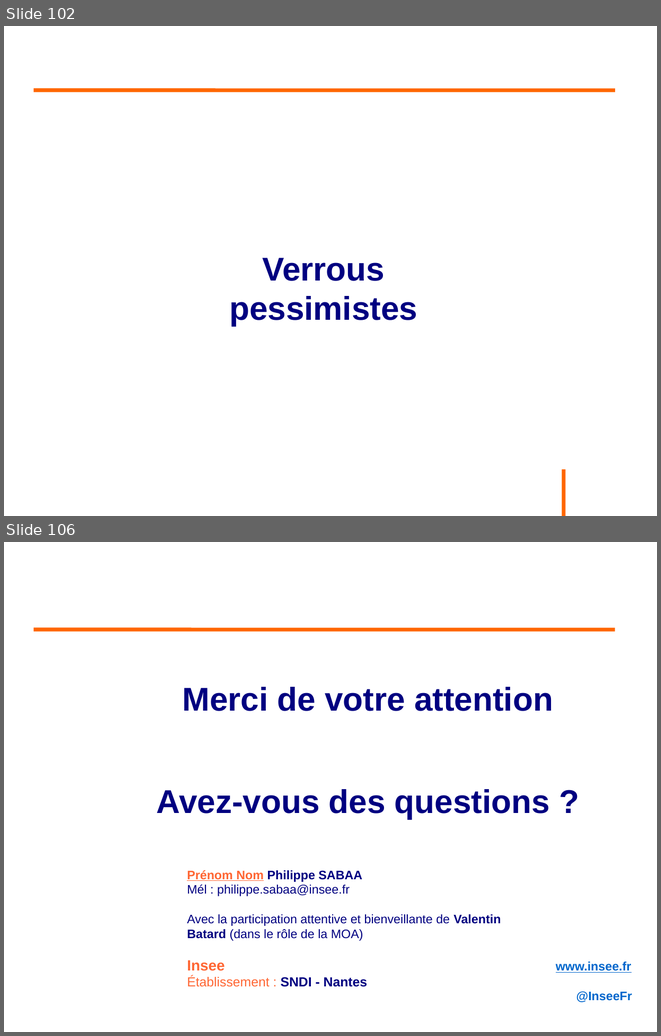
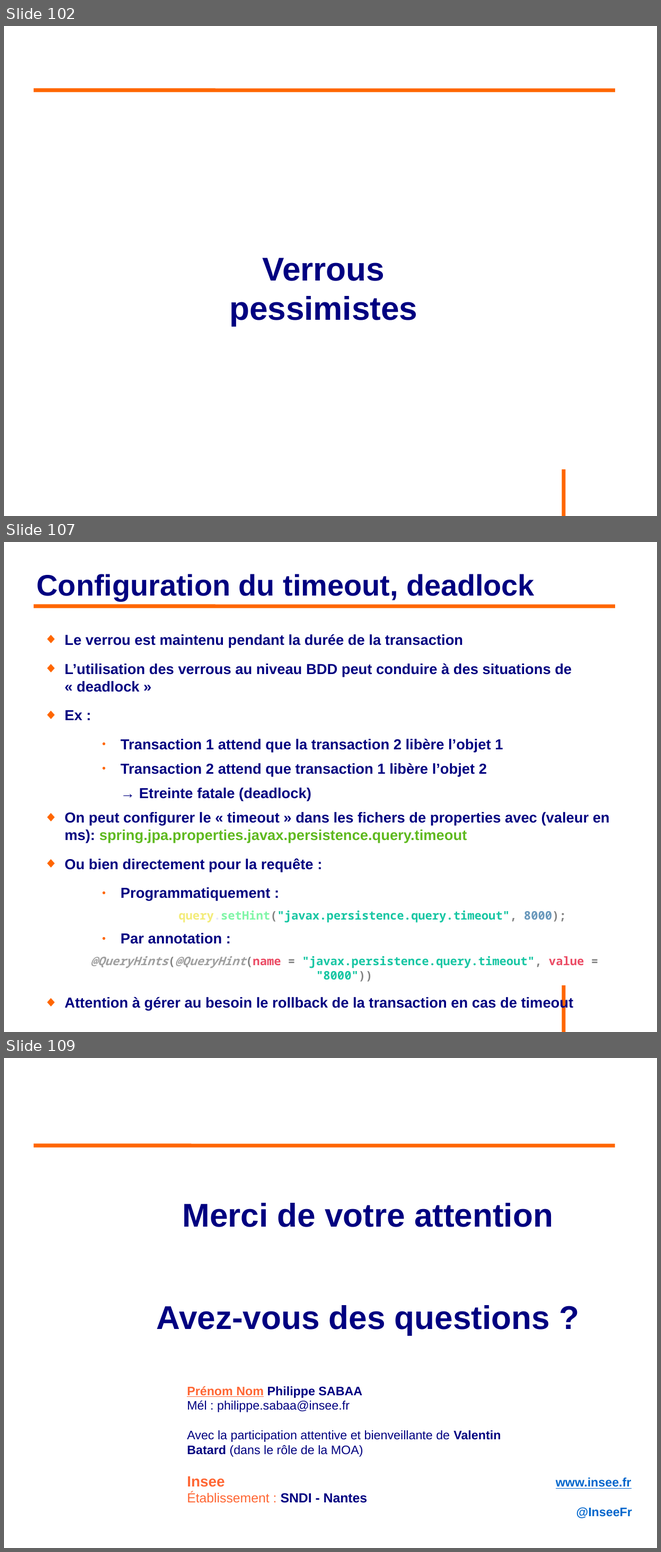
Before and after one commit to philphils/formation-hibernate-avancee, a slide deck: Documentation/diapo_formation_hibernate_avancee.odp. Shown one above the other, each under a label of ours: slides 102 and 106 before the commit, slides 102, 107 and 109 after it; the slides between them are not shown. The pictures are 661x1036 and 661x1552 pixels, drawn with LibreOffice and Linux fonts; fonts in the diff are those of the drawing; background and template pictures are left out. Boxes give left, top, right and bottom in pixels: in the first picture for what was removed or moved away, otherwise in the second. Text is boxed around its words. In the diff, an @@ line names an element or a change of style, - is before the commit and + after.

Commit message:
Finalisation partie verrou TP4

```diff
--- a/Documentation/diapo_formation_hibernate_avancee.odp
+++ b/Documentation/diapo_formation_hibernate_avancee.odp
@@ slide 107 added at (4, 542, 657, 1032), background #FFFFFF; not listed: 1 template element that a slide beside it also shows @@
@@ title added at (37, 574, 535, 601), 36 pt, text #000080, bold @@
+Configuration du timeout, deadlock
@@ line added from (34, 606) to (616, 606), #FF6600 4.54 pt @@
@@ text added at (64, 634, 610, 1010), 17.6 pt, text #000080, bold @@
+◆ Le verrou est maintenu pendant la durée de la transaction
+◆ L’utilisation des verrous au niveau BDD peut conduire à des situations de « deadlock »
+◆ Ex :
+    ● Transaction 1 attend que la transaction 2 libère l’objet 1
+    ● Transaction 2 attend que transaction 1 libère l’objet 2
+    → Etreinte fatale (deadlock)
+◆ On peut configurer le « timeout » dans les fichers de properties avec (valeur en ms): spring.jpa.properties.javax.persistence.query.timeout
+◆ Ou bien directement pour la requête :
+    ● Programmatiquement :
+    query.setHint("javax.persistence.query.timeout", 8000);
+    ● Par annotation :
+@QueryHints(@QueryHint(name = "javax.persistence.query.timeout", value = "8000"))
+◆ Attention à gérer au besoin le rollback de la transaction en cas de timeout
@@ what was slide 106 is now slide 109 @@
```
Also in this commit, not shown: 3 slides changed, 2 other slides added.
